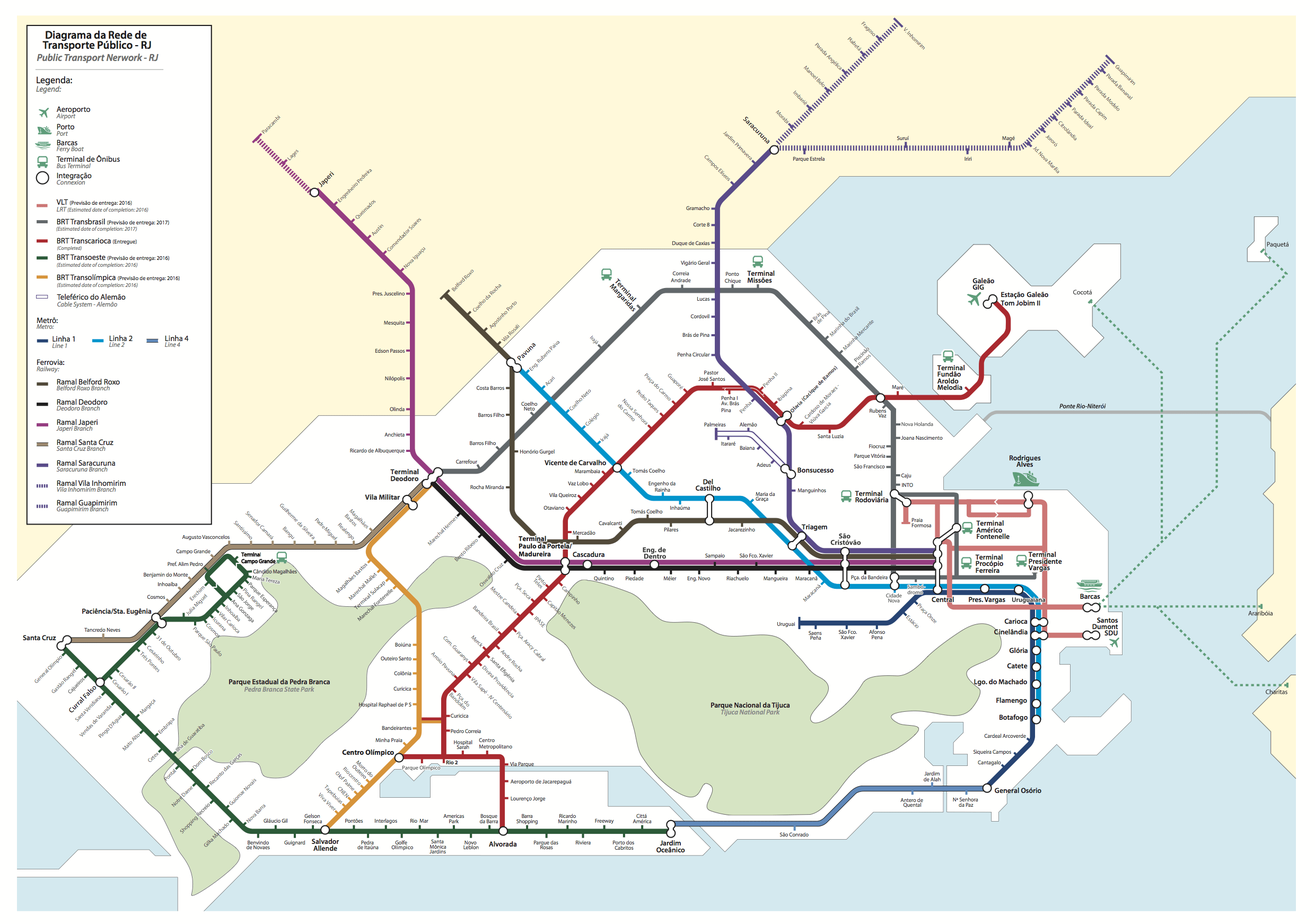
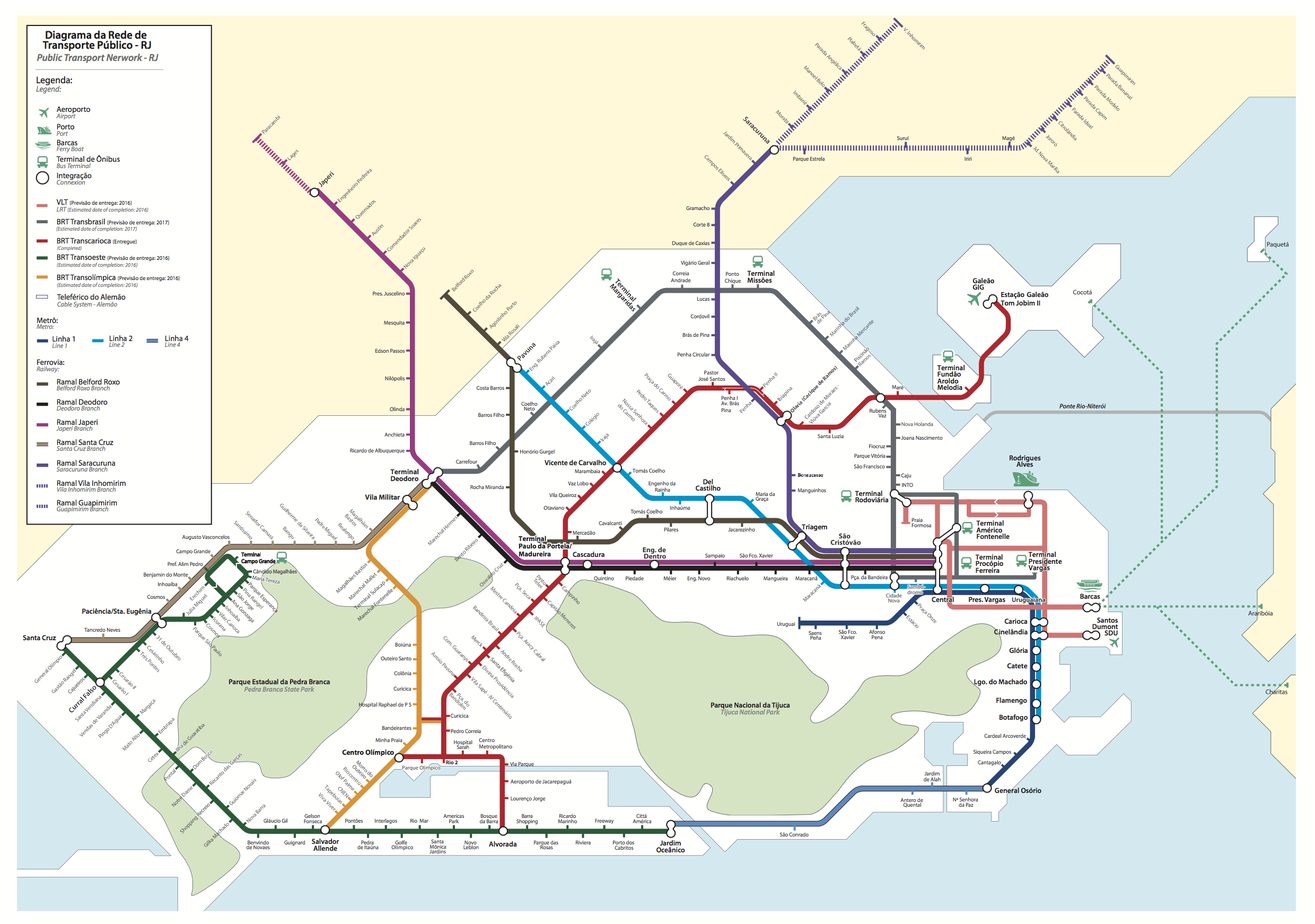
Two versions of the same layered image (1315x924). Layer-by-layer changes:
added layer "Alemão-patch" above "Transoeste-patch" over 703, 422, 835, 480
painted on "setrans-map.png" over 786, 464, 797, 480
